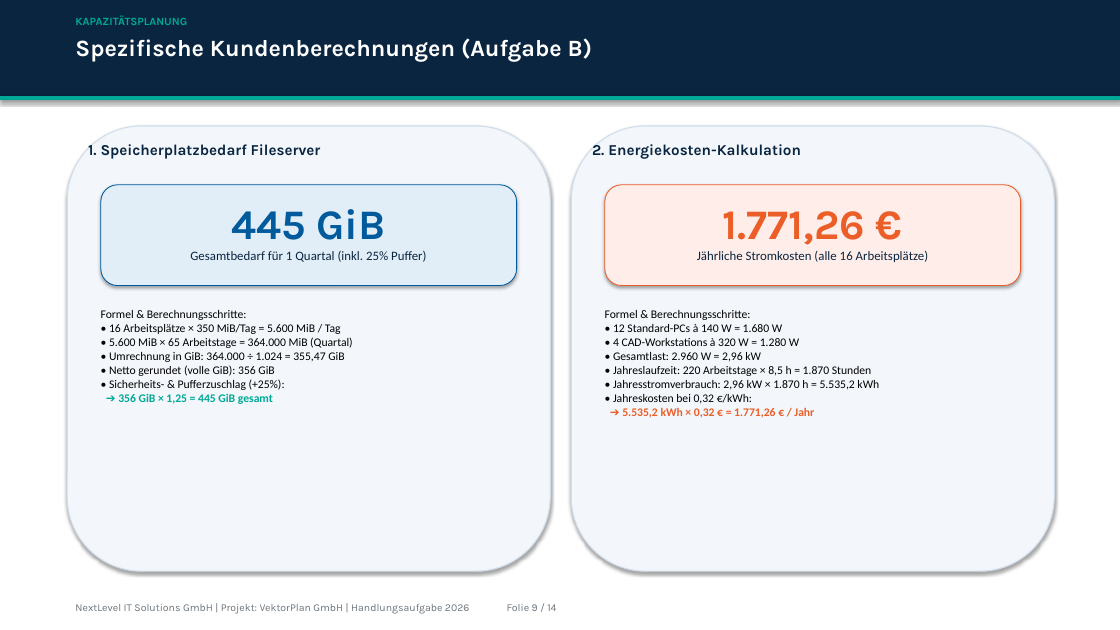
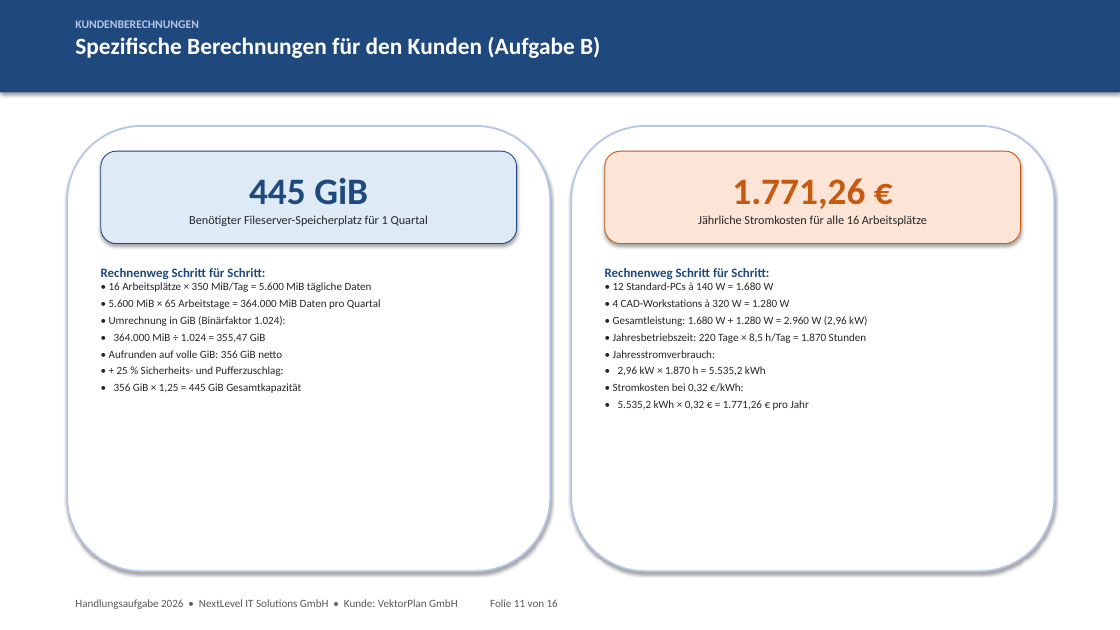
Before and after one commit to kluthjan/projekt_handlungsaufgabe, a slide deck: slide 11 of docs/08_Projektabschluss/Abschlusspraesentation.pptx (slide 9 before the commit). Drawn at 1120x630 pixels with LibreOffice and Linux fonts; fonts in the diff are those of the drawing. Boxes give left, top, right and bottom in pixels: in the first picture for what was removed or moved away, otherwise in the second. Text is boxed around its words. In the diff, an @@ line names an element or a change of style, - is before the commit and + after.

```diff
--- a/docs/08_Projektabschluss/Abschlusspraesentation.pptx
+++ b/docs/08_Projektabschluss/Abschlusspraesentation.pptx
@@ rectangle: place and size @@
-rectangle at bbox=[0, 0, 1120, 97]
+rectangle at bbox=[0, 0, 1120, 92]
@@ rectangle at bbox=[0, 0, 1120, 92]: fill #0A2540 to #1F497D; outline #0A2540 0.75 pt to none @@
@@ text at bbox=[75, 20, 600, 58]: text changed; font Karla to Calibri @@
-Spezifische Kundenberechnungen (Aufgabe B)
+KUNDENBERECHNUNGEN
+Spezifische Berechnungen für den Kunden (Aufgabe B)
@@ text removed at bbox=[75, 15, 187, 25] @@
-KAPAZITÄTSPLANUNG
@@ rectangle removed at bbox=[0, 97, 1120, 100] @@
@@ rounded rectangle at bbox=[67, 126, 550, 571]: fill #F3F7FB to #FFFFFF; outline #D1DEEB 1 pt to #B4C6E7 1.5 pt @@
@@ text removed at bbox=[88, 144, 321, 159] @@
-1. Speicherplatzbedarf Fileserver
@@ rounded rectangle at bbox=[571, 126, 1054, 571]: fill #F3F7FB to #FFFFFF; outline #D1DEEB 1 pt to #B4C6E7 1.5 pt @@
@@ text removed at bbox=[592, 144, 801, 159] @@
-2. Energiekosten-Kalkulation
@@ rounded rectangle "445 GiB": place and size @@
-rounded rectangle "445 GiB" at bbox=[190, 209, 426, 262]
+rounded rectangle "445 GiB" at bbox=[101, 151, 517, 244]
@@ rounded rectangle "445 GiB" at bbox=[101, 151, 517, 244]: vertical alignment top to middle; fill none to #DEEBF7; outline none to #1F497D 0.75 pt; shadow on @@
@@ text in rounded rectangle at bbox=[249, 178, 368, 205]: size 36 to 32 pt, font Karla to Calibri, text colour #005A9C to #1F497D in "445 GiB" @@
@@ rounded rectangle "1.771,26 €": place and size @@
-rounded rectangle "1.771,26 €" at bbox=[697, 211, 928, 262]
+rounded rectangle "1.771,26 €" at bbox=[605, 151, 1021, 244]
@@ rounded rectangle "1.771,26 €" at bbox=[605, 151, 1021, 244]: vertical alignment top to middle; fill none to #FCE4D6; outline none to #C55A11 0.75 pt; shadow on @@
@@ text in rounded rectangle at bbox=[732, 178, 865, 209]: size 36 to 32 pt, font Karla to Calibri, text colour #EB5E28 to #C55A11 in "1.771,26 €" @@
@@ rounded rectangle removed at bbox=[101, 185, 517, 286] @@
@@ rounded rectangle removed at bbox=[605, 185, 1021, 286] @@
@@ text in rounded rectangle at bbox=[189, 215, 428, 226]: text changed; size 11 to 10.5 pt; text colour #0A2540 to #262626 @@
-Gesamtbedarf für 1 Quartal (inkl. 25% Puffer)
+Benötigter Fileserver-Speicherplatz für 1 Quartal
@@ text in rounded rectangle at bbox=[698, 215, 927, 226]: text changed; size 11 to 10.5 pt; text colour #0A2540 to #262626 @@
-Jährliche Stromkosten (alle 16 Arbeitsplätze)
+Jährliche Stromkosten für alle 16 Arbeitsplätze
@@ text at bbox=[101, 268, 381, 393]: text changed; size 10 to 9.5 pt; text colour #000000 to #262626 @@
-Formel & Berechnungsschritte:
-• 16 Arbeitsplätze × 350 MiB/Tag = 5.600 MiB / Tag
-• 5.600 MiB × 65 Arbeitstage = 364.000 MiB (Quartal)
-• Umrechnung in GiB: 364.000 ÷ 1.024 = 355,47 GiB
-• Netto gerundet (volle GiB): 356 GiB
-• Sicherheits- & Pufferzuschlag (+25%):
-➔ 356 GiB × 1,25 = 445 GiB gesamt
+Rechnenweg Schritt für Schritt:
+• 16 Arbeitsplätze × 350 MiB/Tag = 5.600 MiB tägliche Daten
+• 5.600 MiB × 65 Arbeitstage = 364.000 MiB Daten pro Quartal
+• Umrechnung in GiB (Binärfaktor 1.024):
+• 364.000 MiB ÷ 1.024 = 355,47 GiB
+• Aufrunden auf volle GiB: 356 GiB netto
+• + 25 % Sicherheits- und Pufferzuschlag:
+• 356 GiB × 1,25 = 445 GiB Gesamtkapazität
@@ text "Rechnenweg Schritt für Schritt:": place and size @@
-text "Rechnenweg Schritt für Schritt:" at bbox=[605, 310, 879, 418]
+text "Rechnenweg Schritt für Schritt:" at bbox=[605, 268, 867, 410]
@@ text at bbox=[605, 268, 769, 279]: text changed; size 10 to 11 pt; text colour #000000 to #1F497D; bold on @@
-Formel & Berechnungsschritte:
+Rechnenweg Schritt für Schritt:
@@ text at bbox=[613, 299, 790, 307]: size 10 to 9.5 pt, text colour #000000 to #262626 in "• 12 Standard-PCs à 140 W = ...", "• 4 CAD-Workstations à 320 W = ..."; more space between paragraphs @@
@@ text at bbox=[613, 316, 867, 410]: text changed; size 10 to 9.5 pt; text colour #000000 to #262626 @@
-• Gesamtlast: 2.960 W = 2,96 kW
-• Jahreslaufzeit: 220 Arbeitstage × 8,5 h = 1.870 Stunden
-• Jahresstromverbrauch: 2,96 kW × 1.870 h = 5.535,2 kWh
-• Jahreskosten bei 0,32 €/kWh:
-➔ 5.535,2 kWh × 0,32 € = 1.771,26 € / Jahr
+• Gesamtleistung: 1.680 W + 1.280 W = 2.960 W (2,96 kW)
+• Jahresbetriebszeit: 220 Tage × 8,5 h/Tag = 1.870 Stunden
+• Jahresstromverbrauch:
+• 2,96 kW × 1.870 h = 5.535,2 kWh
+• Stromkosten bei 0,32 €/kWh:
+• 5.535,2 kWh × 0,32 € = 1.771,26 € pro Jahr
@@ text at bbox=[75, 599, 558, 609]: text changed; size 9 to 9.5 pt; font Karla to Calibri; text colour #6C757D to #595959 @@
-NextLevel IT Solutions GmbH | Projekt: VektorPlan GmbH | Handlungsaufgabe 2026 Folie 9 / 14
+Handlungsaufgabe 2026 • NextLevel IT Solutions GmbH • Kunde: VektorPlan GmbH Folie 11 von 16
```
Also in this commit, not shown: 8 other slides changed, 7 slides added, 5 slides removed, 11 other files.
